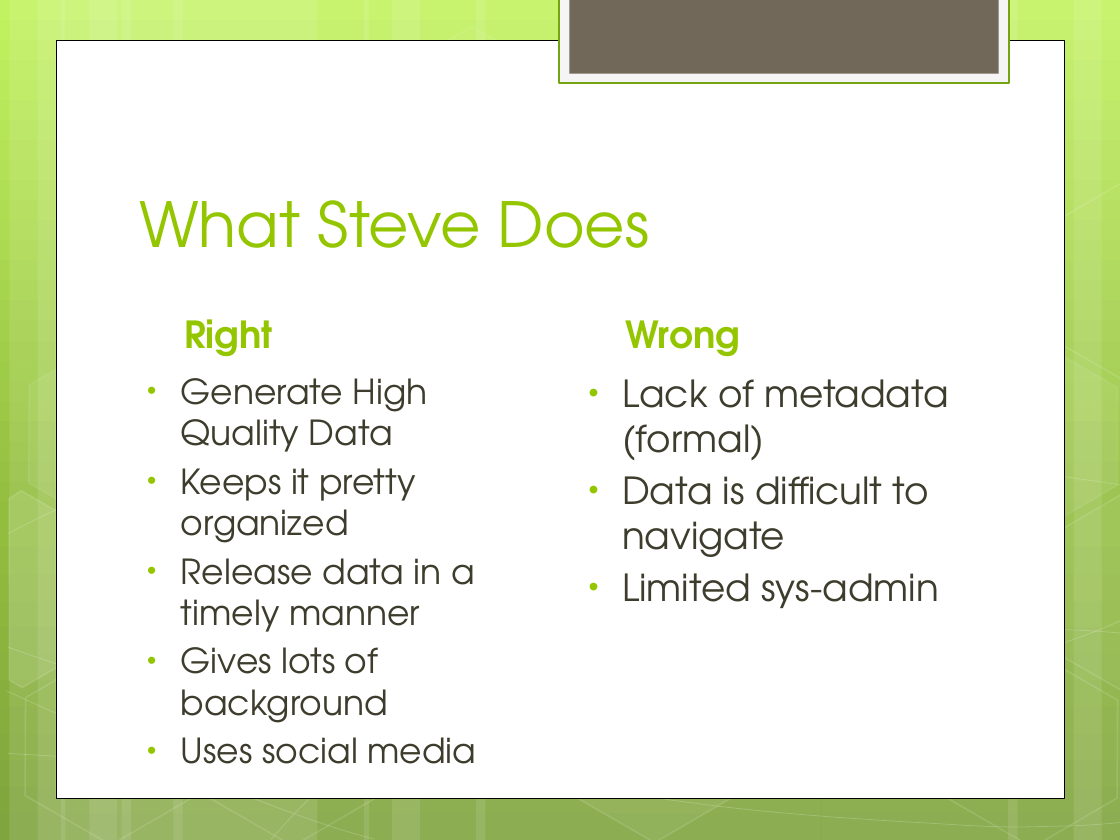
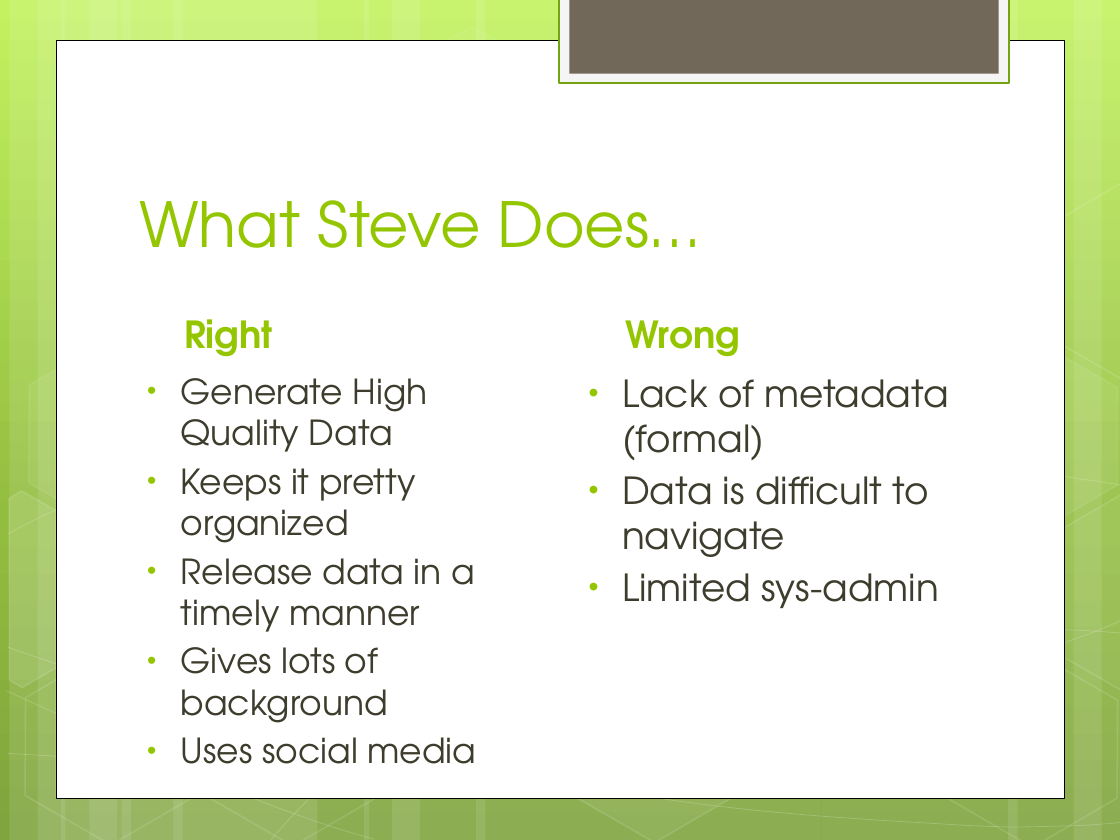
Before and after one commit to zoechao/teaching, a slide deck: slide 26 of final+data+lecture.pptx (slide 20 before the commit). Drawn at 1120x840 pixels with LibreOffice and Linux fonts; fonts in the diff are those of the drawing. Boxes give left, top, right and bottom in pixels: in the first picture for what was removed or moved away, otherwise in the second. Text is boxed around its words. In the diff, an @@ line names an element or a change of style, - is before the commit and + after.

```diff
--- a/final+data+lecture.pptx
+++ b/final+data+lecture.pptx
@@ title at [139,200,700,248]: text changed @@
-What Steve Does
+What Steve Does…
```
Also in this commit, not shown: 9 other slides changed, 8 slides added, 2 slides removed.
